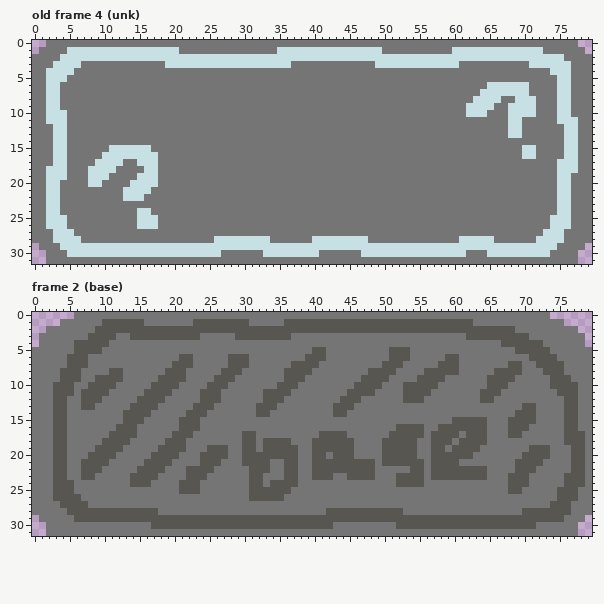
Edited in one commit: pixel-art file (lockdeck/assets/depths/depth template.aseprite). The picture above is the old version.
80x32 pixels, 16 frames. Shown: old frame 4 (unk), frame 2 (base). The commit also changed other frames, which this record leaves out.
After:
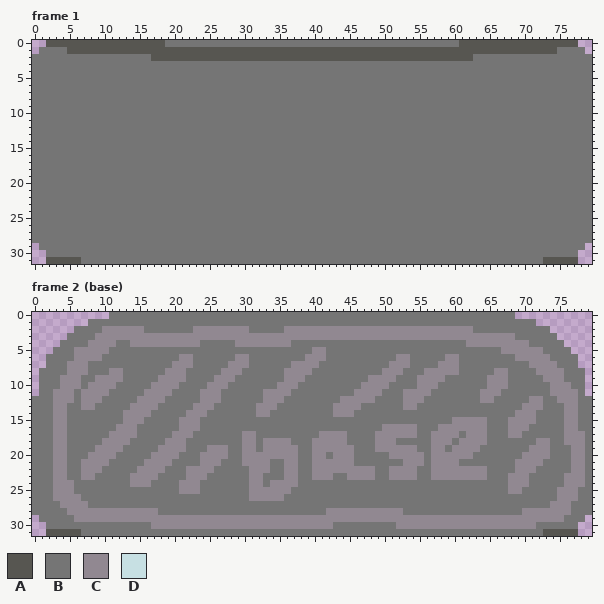
Palette (. is transparent): A #575651  B #757575  C #918891  D #c7e0e3
A new or re-ordered frame is compared with the old frame closest to it.
The exact change:
frames re-ordered
Changed rows in their new state; - is an unchanged pixel.
Frame 1 against old frame 4 (unk), layers "inline", "outline", "base":
first column x 2:
 0 AAAAAAAAAAAAAAAAA------------------------------------------AAAAAAAAAAAAAAAAA
 1 ---AAAAAAAAAAAAAAAAAAAAAAAAAAAAAAAAAAAAAAAAAAAAAAAAAAAAAAAAAAAAAAAAAAAAAA---
 2 --BBBBBBBBBBBBBAAAAAAAAAAAAAAAAAAAAAAAAAAAAAAAAAAAAAAAAAAAAAABBBBBBBBBBBBB--
 3 -BBBB------------BBBBBBBBBBBBBBBBBB------------BBBBBBBBBBBB----------BBBBBB-
 4 BBBB--------------------------------------------------------------------BBB-
 5 BBB----------------------------------------------------------------------BB-
 6 BB-------------------------------------------------------------BBBBBB----BB-
 7 BB------------------------------------------------------------BBBBBBB----BB-
 8 BB-----------------------------------------------------------BBBB--BBB---BB-
 9 BB----------------------------------------------------------BBBB--BBBB---BB-
10 BBB---------------------------------------------------------BBB---BBBB---BB-
11 BBB---------------------------------------------------------------BB-----BBB
12 -BB---------------------------------------------------------------BB------BB
13 -BB---------------------------------------------------------------BB------BB
14 -BB-----------------------------------------------------------------------BB
15 -BB------BBBBBB-----------------------------------------------------BB----BB
16 -BB-----BBBBBBBB----------------------------------------------------BB----BB
17 -BB----BBBB--BBB---------------------------------------------------------BBB
18 BBB---BBBB----BB---------------------------------------------------------BBB
19 BBB---BBB----BBB---------------------------------------------------------BB-
20 BB----BB----BBBB---------------------------------------------------------BB-
21 BB---------BBBB----------------------------------------------------------BB-
22 BB---------BBB-----------------------------------------------------------BB-
23 BB-----------------------------------------------------------------------BB-
24 BB-----------BB----------------------------------------------------------BB-
25 BBB----------BBB--------------------------------------------------------BBB-
26 BBB----------BBB--------------------------------------------------------BBB-
27 -BBB-------------------------------------------------------------------BBB--
28 -BBBB-------------------BBBBBBBB------BBBBBBBB-------------BBBBB------BBBB--
29 --BBBBBBBBBBBBBBBBBBBBBBBBBBBBBBBBBBBBBBBBBBBBBBBBBBBBBBBBBBBBBBBBBBBBBBB---
30 ---BBBBBBBBBBBBBBBBBBBBBB------BBBBBBBB------BBBBBBBBBBBBBBB---BBBBBBBBB----
31 AAAAA------------------------------------------------------------------AAAAA
Frame 2 (base), layers "inline", "outline", "base":
first column x 0:
 0 ------.....----------------------------------------------------------.....------
 1 ----....--BBBBBB-------BBBBBBBB-----BBBBBBBBBBBBBBBBBBBBBBBBBBB---------....----
 2 --....---BCCCCCCBBBBBBBCCCCCCCCBBBBBCCCCCCCCCCCCCCCCCCCCCCCCCCCBBBBBB-----....--
 3 -....---BCCCCCCCCCCCCCCCCCCCCCCCCCCCCCCCCCCCCCCCCCCCCCCCCCCCCCCCCCCCCBB----....-
 4 -...--BBCCCC--CCCCCCCCCC-----CCCCCCCC-------------------------CCCCCCCCCBB---...-
 5 ...---CCCCC-----------------------------CC---------BBB-------------CCCCCCB---...
 6 ..---BCCCC-----------CC-----BCC--------CCC---------BCC-----CC--------CCCCCB---..
 7 ..---CCC------------CCC-----CCC------CCCC---------BCCC----CCC-------BB-CCCCB--..
 8 .---BCCC---CC------CCC-----CCC------CCCC--------BBCCC---CCCCC-----CCBB--CCCC---.
 9 .---CCC--CCCC-----CCCC----CCC-------CCC--------BCCCC---CCCC------CCCB----CCCB--.
10 .--BCCC-CCCC-----CCCC----CCC-------CCC--------BCCCC--BBCCC-------CCC------CCCB-.
11 .--CCC-CCCC-----CCCC----CCC------CCCC--------BCCCC---CCCC-------CCC-------CCCC-.
12 ---CCC-CCC-----CCCC-----CCC------CCC--------CCCCC----CCC--------CC-----CC--CCC--
13 ---CC--CC-----CCCC-----CCC------CCC--------CCCC------CC---------------CCC---CC--
14 ---CC--------CCCC-----CCC-------CC---------CCC-----------------------CCC----CC--
15 ---CC--------CCC-----CCC------------------------------------CCCCC---CCCC----CC--
16 ---CC-------CCC------CCC--------------------------CCCCCB--CCCCCCC---CCC-----CC--
17 ---CC------CCCC-----CCC-------CC---------CCCC----CCCCCCB-CCCC-CCC---CC------CCC-
18 ---CC-----CCCC-----CCC--------CC-CCCC---CCCCCB---CCCBBB--CCC-CCCC-------CC--CCC-
19 ---CC----CCCC-----CCCC---CCC--CC-CCCCC--CCCCCC---CCCCCC--CC-CCCC-------CCC---CC-
20 ---CC---CCCC-----CCCC---CCCC--CCCCCCCC--CC-CCC----BCCCCC-CCCCCC-------CCCC---CC-
21 ---CC--CCCC-----CCCC----CCC---CCCC--CC--CCCCCCBBB-BBBCCC-CCCC--------CCCC----CC-
22 ---CC--CCC-----CCCC---CCCC-----CCC--CC--CCCCCCCCC--CCCCB-CCCCCCCC----CCC-----CC-
23 ---CC--CC-----CCCC----CCC------CC---CC--CCC--CCCC--CCCCB-CCCCCCCC---CCC-----CCC-
24 ---CCC--------CCC----CCC-------CC-CCCC--------------BBBB------------CCC-----CCC-
25 ---CCC---------------CCC-------CCCCCC-------------------------------CC-----CCC--
26 ---CCCC------------------------CCCCC---------------------------------------CCC--
27 ----CCCC------------------------------------------------------------------CCC---
28 -----CCCCCCCCCCCCC------------------------CCCCCCCCCCC-----------------CCCCCCC---
29 ------CCCCCCCCCCCCCCCCCCCCCCCCCCCCCCCCCCCCCCCCCCCCCCCCCCCCCCCCCCCCCCCCCCCCCC----
30 -----------------CCCCCCCCCCCCCCCCCCCCCCCCCC---------CCCCCCCCCCCCCCCCCCCC--------
31 --AAAAA------------------------------------------------------------------AAAAA--
Where, in picture pixels (left, top, right, bottom), the same in both pictures:
changed: (46, 40, 578, 264)
changed: (32, 312, 592, 536)
